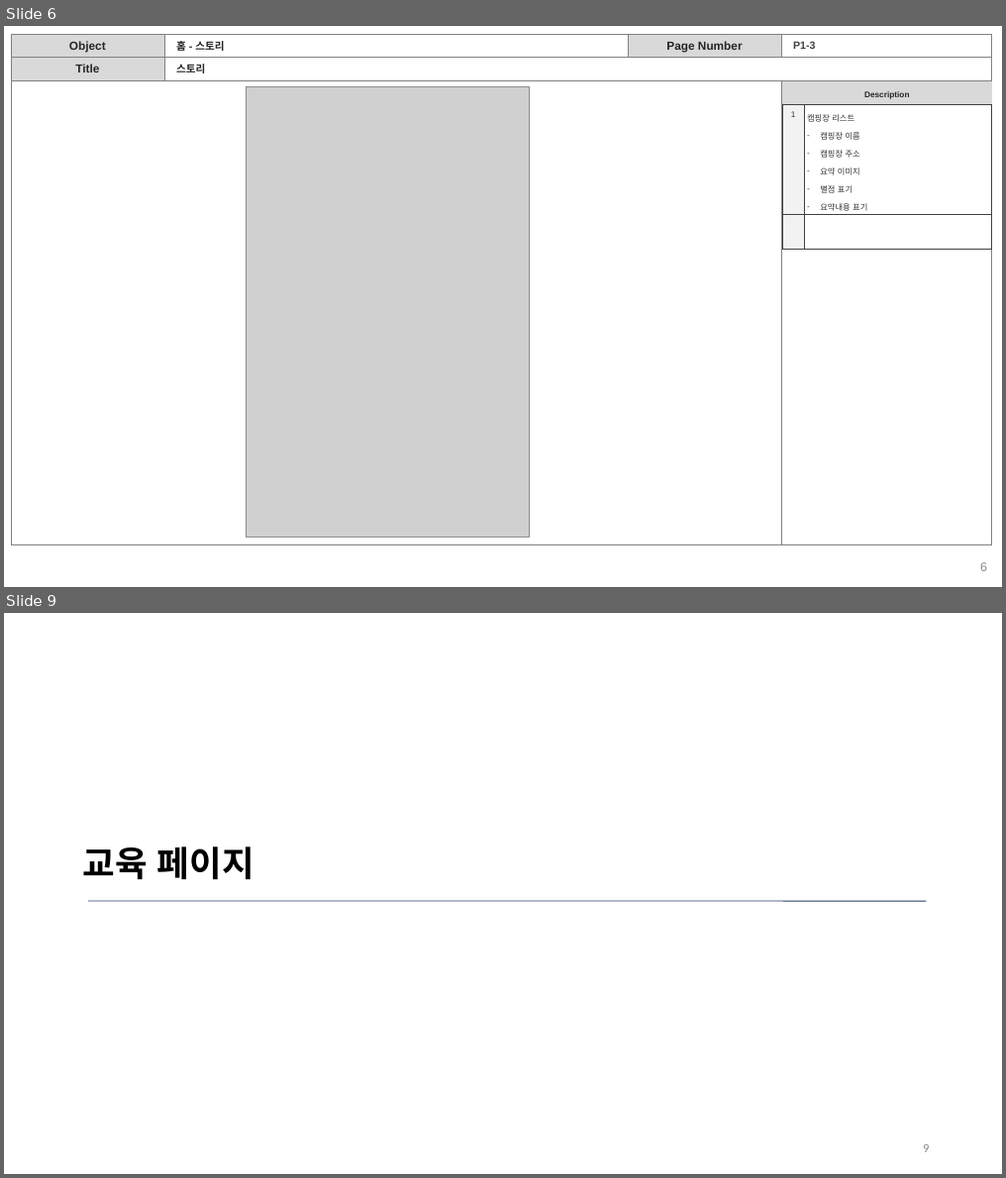
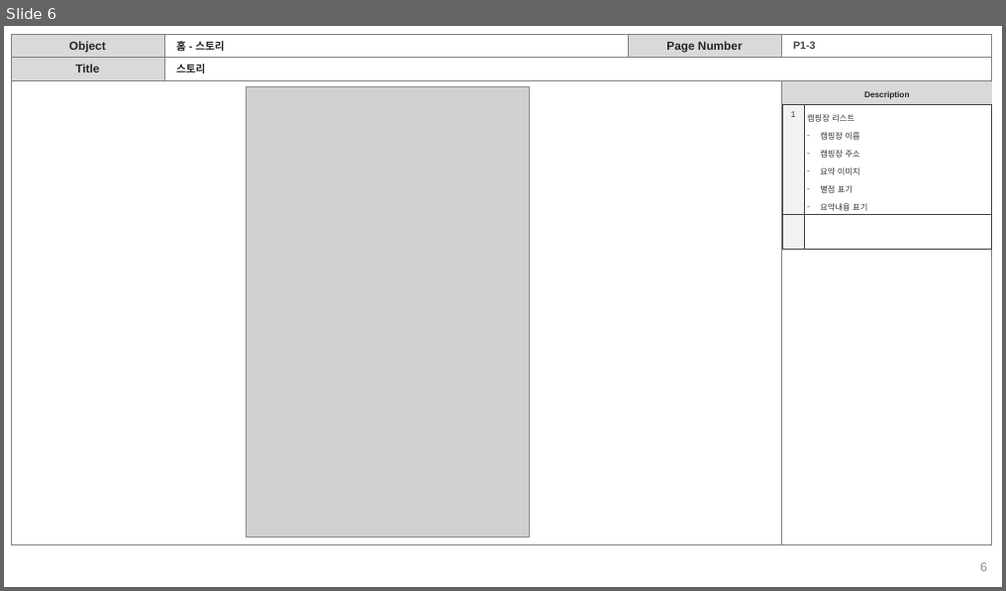
Before and after one commit to leekyoungwoo/cartravel, a slide deck: storyboard/cartravel_storyboard_V1.0.pptx. Shown one above the other, each under a label of ours: slides 6 and 9 before the commit, slide 6 after it; the slides between them are not shown. The pictures are 1006x1178 and 1006x591 pixels, drawn with LibreOffice and Linux fonts; fonts in the diff are those of the drawing; grey boxes stand for pictures. Boxes give left, top, right and bottom in pixels: in the first picture for what was removed or moved away, otherwise in the second. Text is boxed around its words. In the diff, an @@ line names an element or a change of style, - is before the commit and + after.

```diff
--- a/storyboard/cartravel_storyboard_V1.0.pptx
+++ b/storyboard/cartravel_storyboard_V1.0.pptx
@@ slide 9 removed at [4,613,1002,1174], background #FFFFFF @@
@@ title removed at [83,847,254,880] @@
-교육 페이지
@@ line removed from (88, 901) to (926, 901) @@
@@ page number removed at [923,1145,929,1153] @@
-9
```
Also in this commit, not shown: 7 other slides removed, 1 other file.
